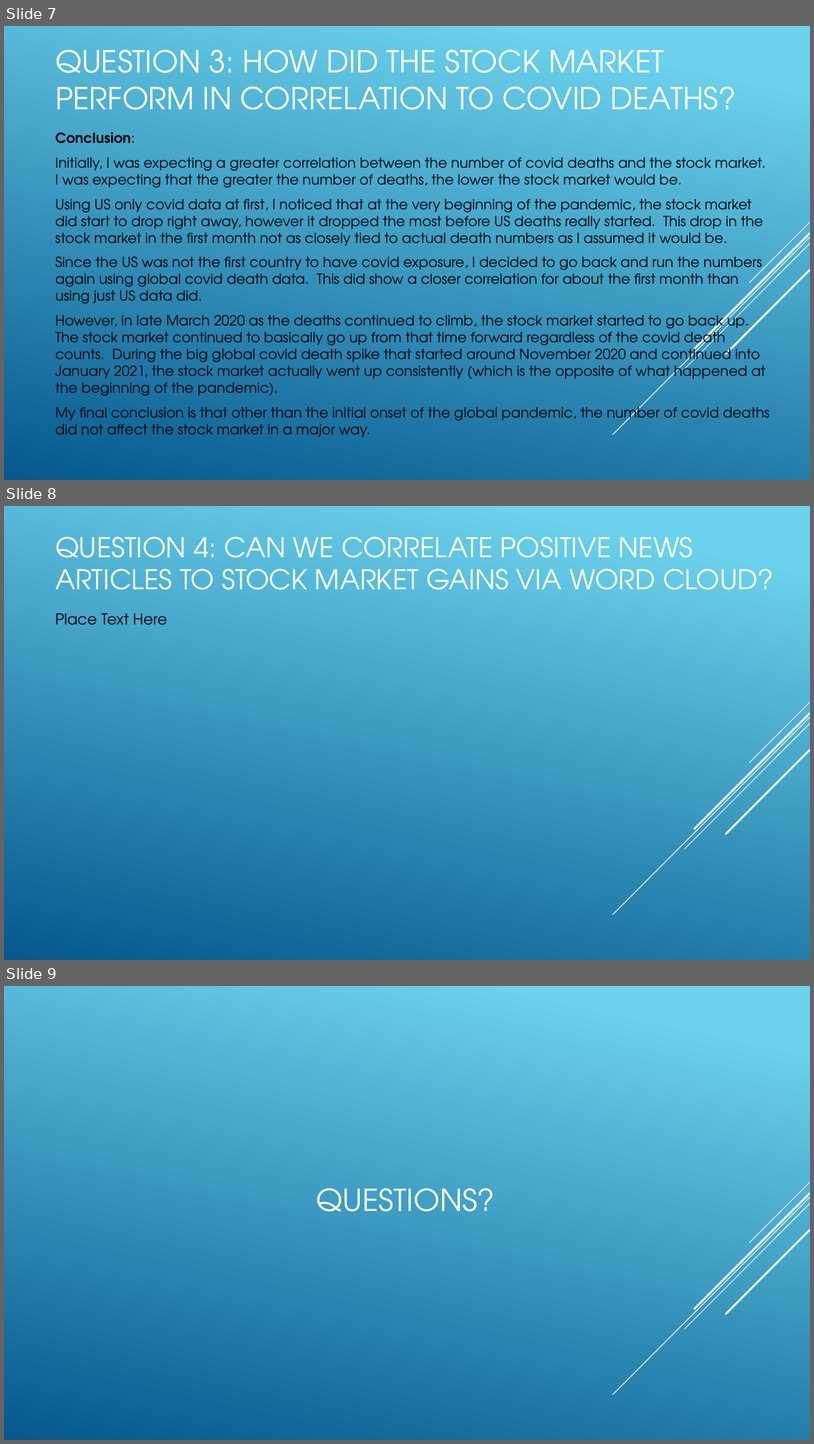
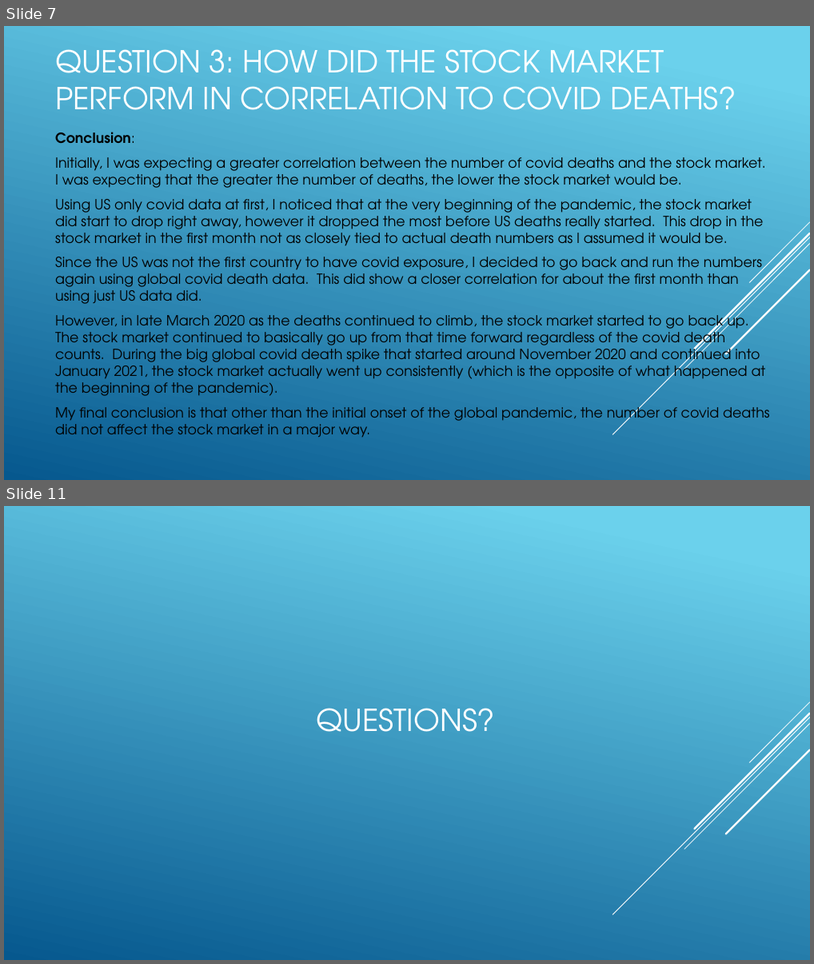
Before and after one commit to Bandelero/Covids-Effect-on-the-Stock-Market, a slide deck: Project1.pptx. Shown one above the other, each under a label of ours: slides 7, 8 and 9 before the commit, slides 7 and 11 after it; the slides between them are not shown. The pictures are 814x1444 and 814x964 pixels, drawn with LibreOffice and Linux fonts; fonts in the diff are those of the drawing. Boxes give left, top, right and bottom in pixels: in the first picture for what was removed or moved away, otherwise in the second. Text is boxed around its words. In the diff, an @@ line names an element or a change of style, - is before the commit and + after.

```diff
--- a/Project1.pptx
+++ b/Project1.pptx
@@ slide 8 removed at box(4, 506, 810, 960), background gradient #6ED2EB to #06588E; not listed: 5 template elements that a slide beside it also shows @@
@@ title removed at box(55, 536, 774, 590) @@
-QUESTION 4: CAN WE CORRELATE POSITIVE NEWS ARTICLES TO STOCK MARKET GAINS VIA WORD CLOUD?
@@ text removed at box(55, 613, 167, 625) @@
-Place Text Here
@@ what was slide 9 is now slide 11 @@
```
Also in this commit, not shown: 3 slides added, 9 other files.
